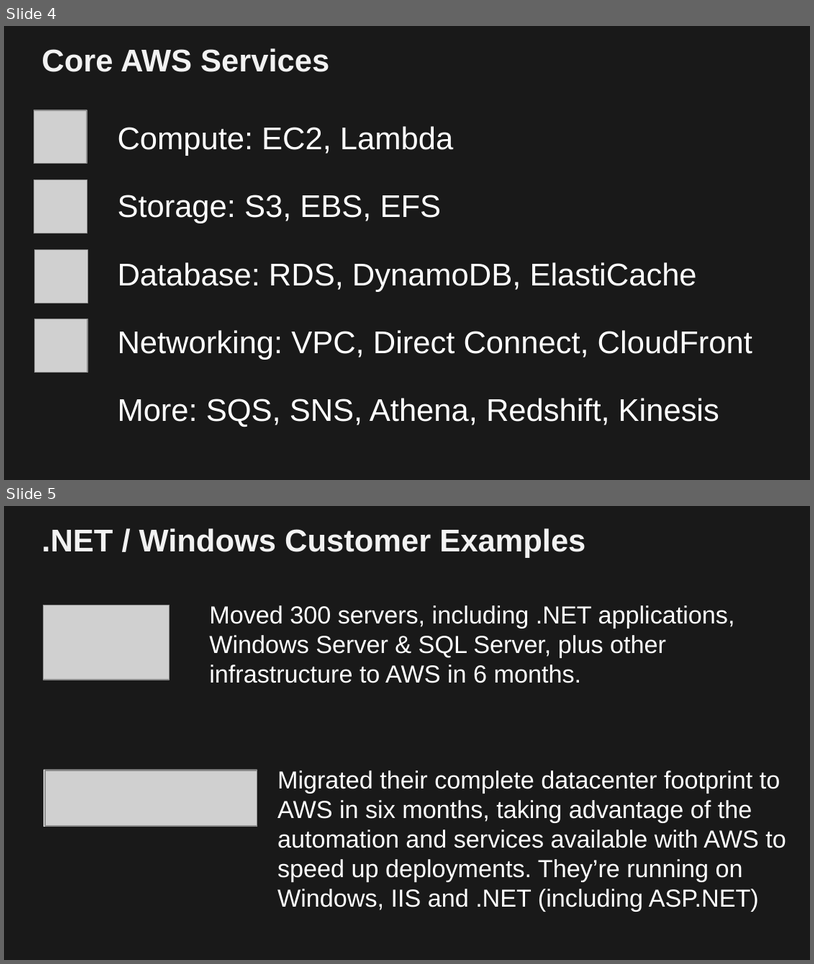
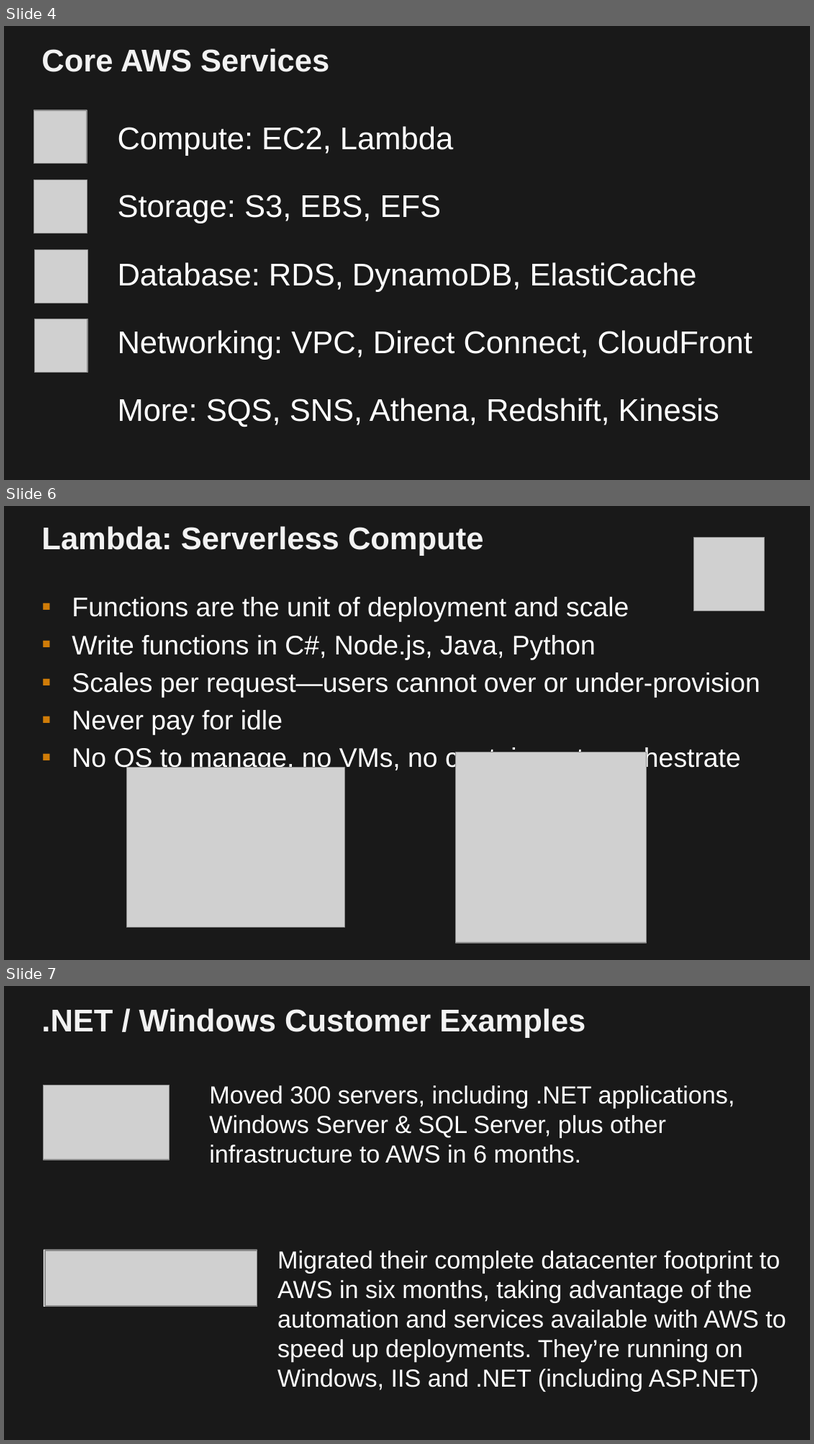
Before and after one commit to paulfryer/dotnetonaws, a slide deck: Presentation/PADNUG-July-2017.pptx. Shown one above the other, each under a label of ours: slides 4 and 5 before the commit, slides 4, 6 and 7 after it; the slides between them are not shown. The pictures are 814x964 and 814x1444 pixels, drawn with LibreOffice and Linux fonts; fonts in the diff are those of the drawing; grey boxes stand for pictures; background and template pictures are left out. Boxes give left, top, right and bottom in pixels: in the first picture for what was removed or moved away, otherwise in the second. Text is boxed around its words. In the diff, an @@ line names an element or a change of style, - is before the commit and + after.

Commit message:
added EC2 and Lambda slide, other minor updates

```diff
--- a/Presentation/PADNUG-July-2017.pptx
+++ b/Presentation/PADNUG-July-2017.pptx
@@ slide 6 added at (4, 506, 810, 960), background #191919 @@
@@ title added at (41, 526, 484, 556), 28 pt, text #F2F2F2, bold @@
+Lambda: Serverless Compute
@@ picture added at (694, 538, 764, 611) @@
@@ text added at (72, 597, 760, 772), 24 pt, text #FFFFFF @@
+▪ Functions are the unit of deployment and scale
+▪ Write functions in C#, Node.js, Java, Python
+▪ Scales per request—users cannot over or under-provision
+▪ Never pay for idle
+▪ No OS to manage, no VMs, no containers to orchestrate
@@ picture added at (455, 752, 646, 942) @@
@@ picture added at (126, 767, 345, 927) @@
@@ what was slide 5 is now slide 7 @@
```
Also in this commit, not shown: 1 other slide added.
